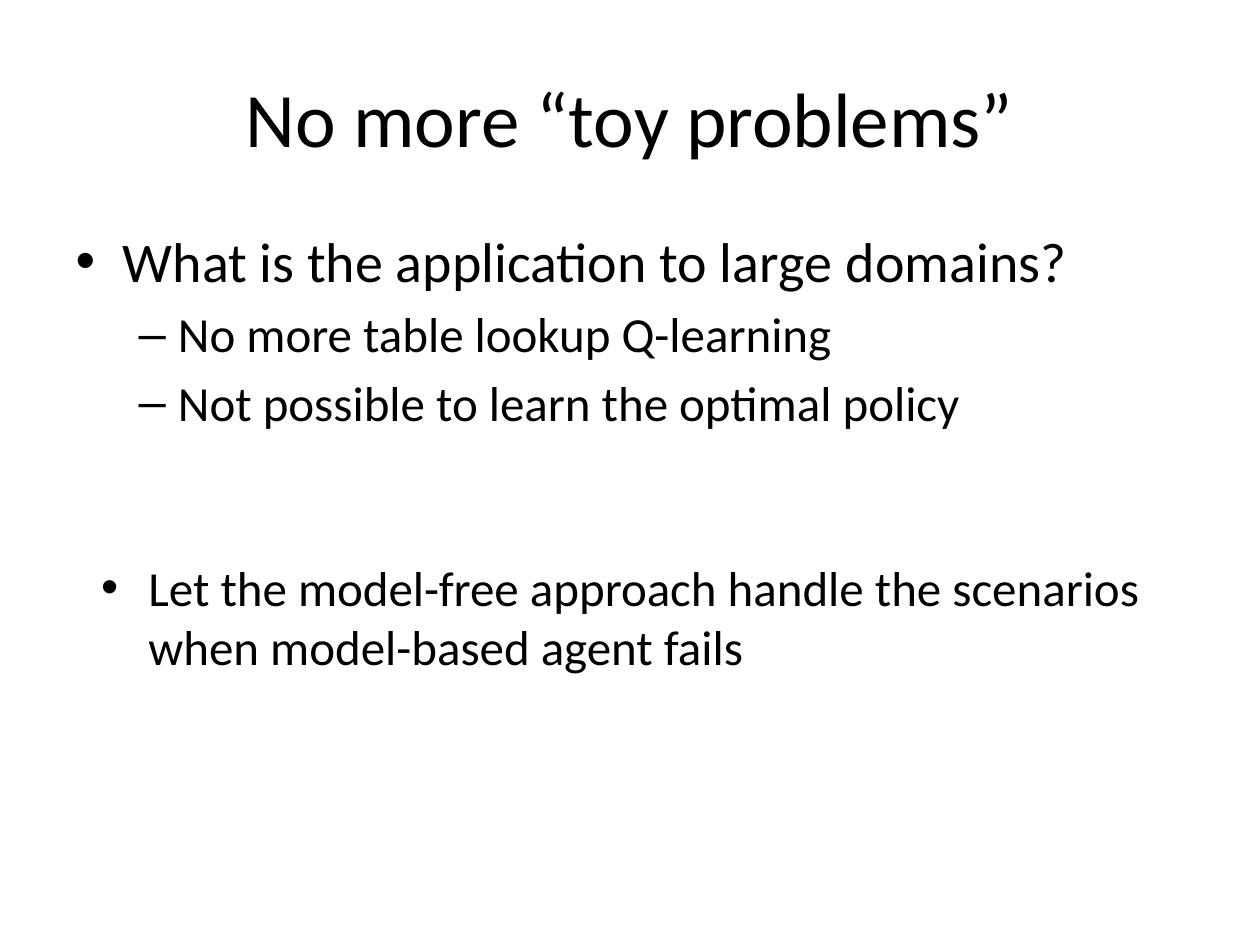
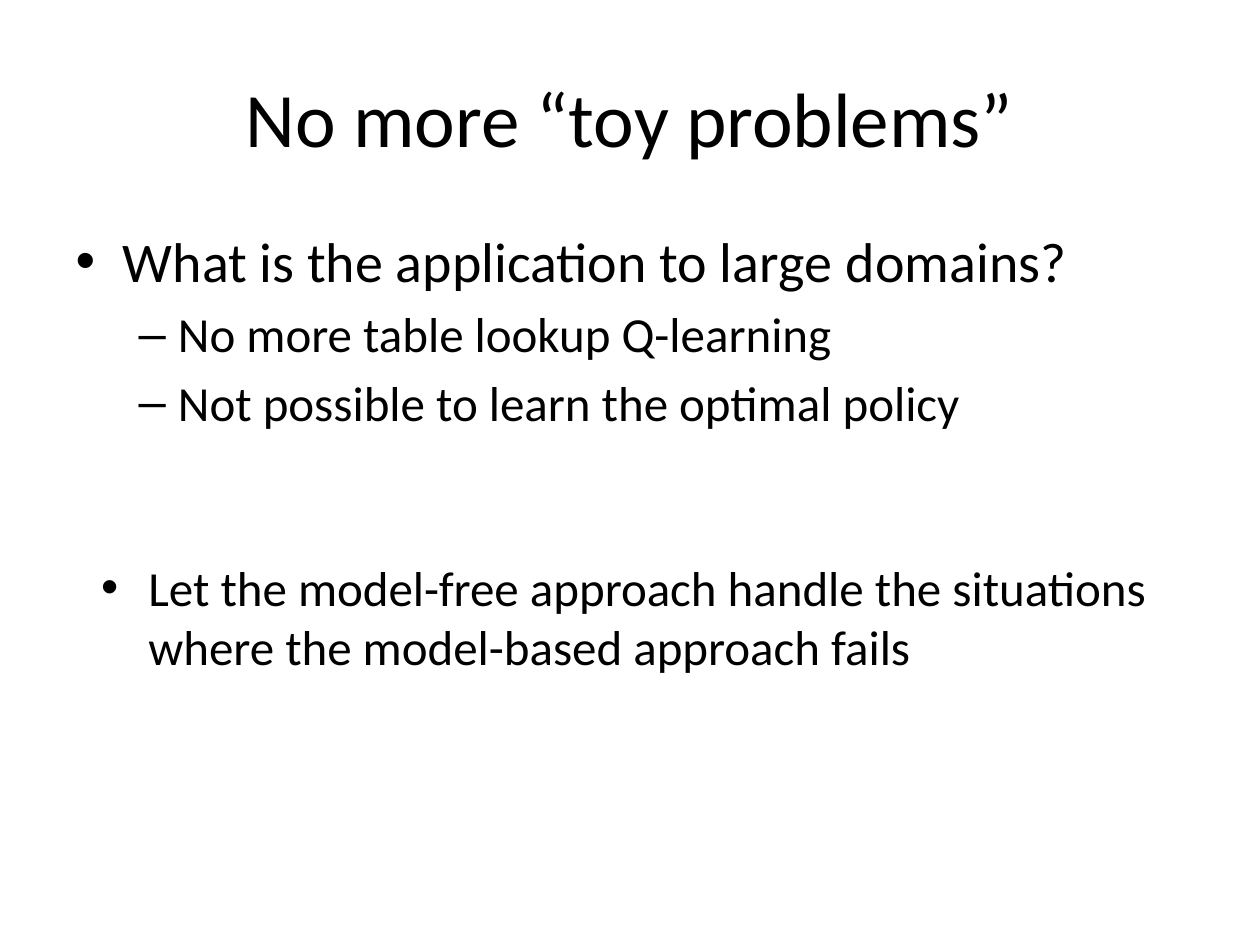
Before and after one commit to lono175/Thesis, a slide deck: slide 29 of OptimalPlanning.pptx. Drawn at 1260x945 pixels with LibreOffice and Linux fonts; fonts in the diff are those of the drawing. Boxes give left, top, right and bottom in pixels: in the first picture for what was removed or moved away, otherwise in the second. Text is boxed around its words. In the diff, an @@ line names an element or a change of style, - is before the commit and + after.

```diff
--- a/OptimalPlanning.pptx
+++ b/OptimalPlanning.pptx
@@ text at [148, 572, 1145, 673]: text changed @@
-• Let the model-free approach handle the scenarios when model-based agent fails
+• Let the model-free approach handle the situations where the model-based approach fails
```
Also in this commit, not shown: 2 other slides changed, 3 slides added, 1 slide removed.
